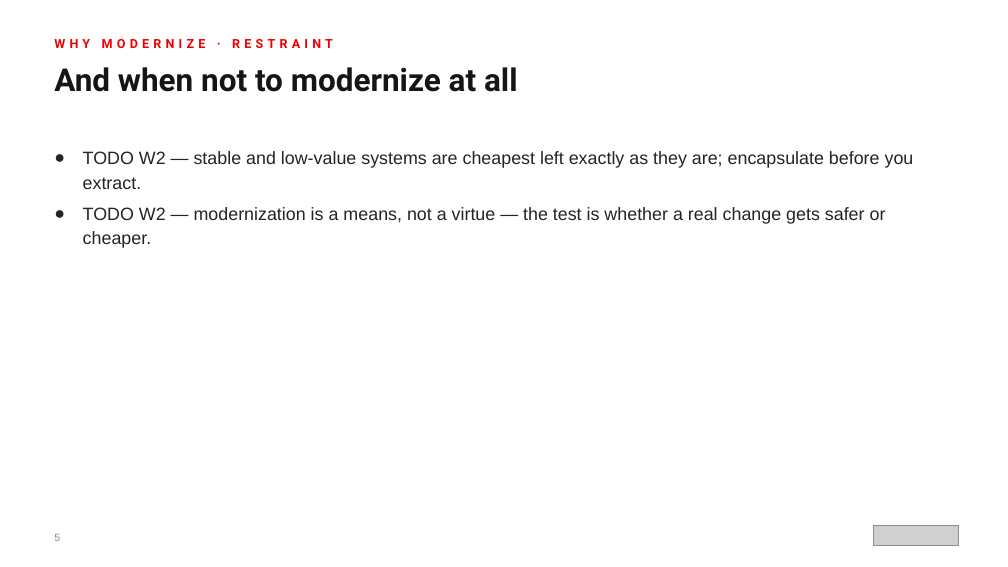
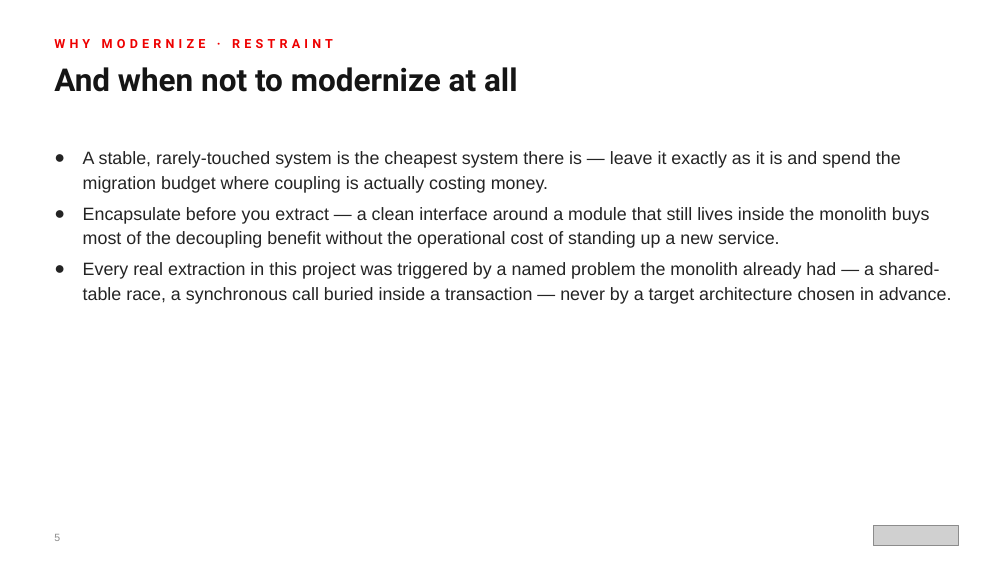
Before and after one commit to patterncatalyst/modernizing-enterprise-applications-python, a slide deck: slide 5 of presentation/modernizing-101/Modernizing_101-r1.0.pptx. Drawn at 1008x567 pixels with LibreOffice and Linux fonts; fonts in the diff are those of the drawing; grey boxes stand for pictures. Boxes give left, top, right and bottom in pixels: in the first picture for what was removed or moved away, otherwise in the second. Text is boxed around its words. In the diff, an @@ line names an element or a change of style, - is before the commit and + after.

```diff
--- a/presentation/modernizing-101/Modernizing_101-r1.0.pptx
+++ b/presentation/modernizing-101/Modernizing_101-r1.0.pptx
@@ text at [83,151,952,304]: text changed @@
-● TODO W2 — stable and low-value systems are cheapest left exactly as they are; encapsulate before you extract.
-● TODO W2 — modernization is a means, not a virtue — the test is whether a real change gets safer or cheaper.
+● A stable, rarely-touched system is the cheapest system there is — leave it exactly as it is and spend the migration budget where coupling is actually costing money.
+● Encapsulate before you extract — a clean interface around a module that still lives inside the monolith buys most of the decoupling benefit without the operational cost of standing up a new service.
+● Every real extraction in this project was triggered by a named problem the monolith already had — a shared-table race, a synchronous call buried inside a transaction — never by a target architecture chosen in advance.
```
Also in this commit, not shown: 18 other slides changed, 1 other file.
